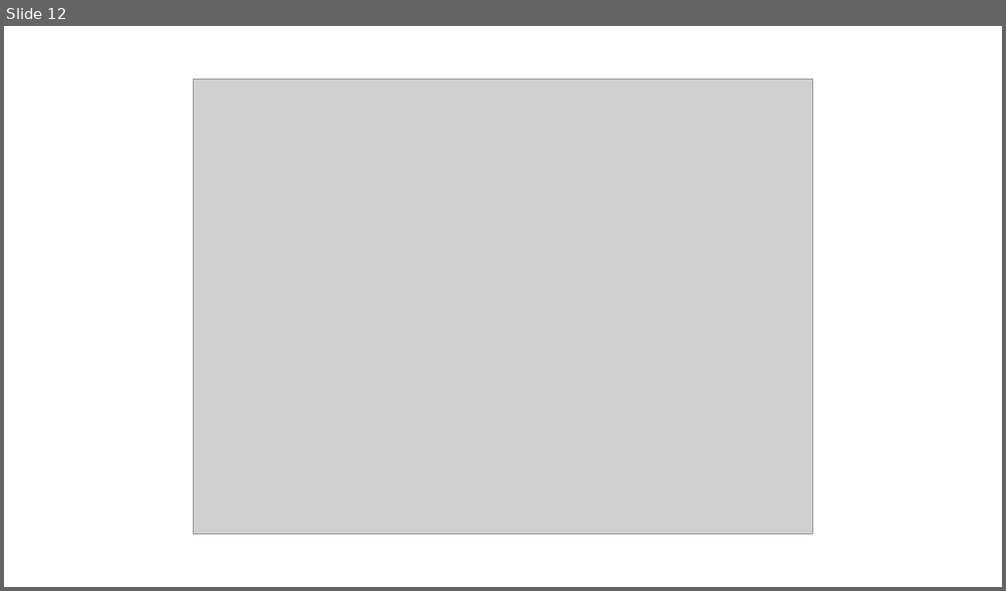
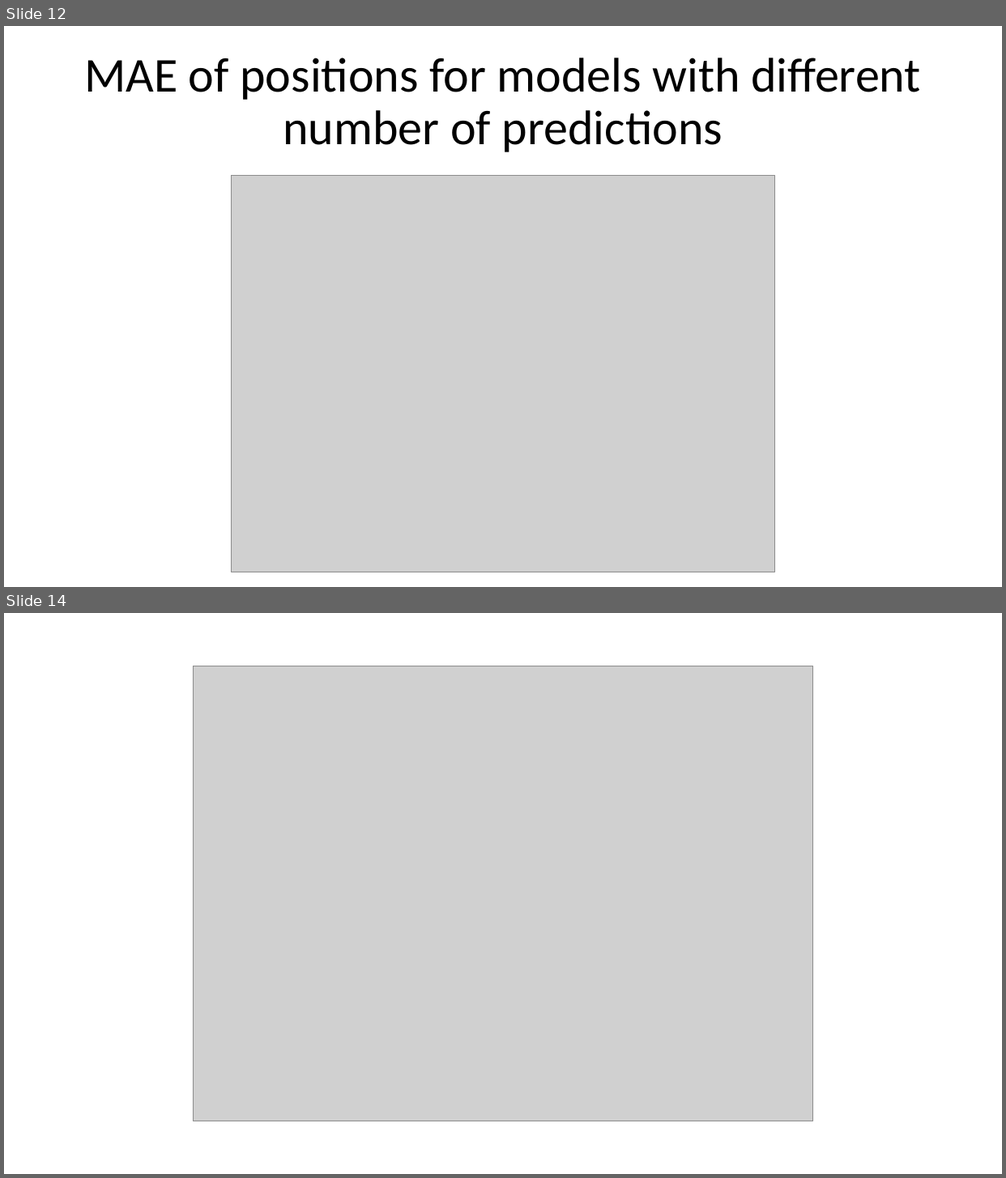
Before and after one commit to BirkDissing/Gemma_group, a slide deck: Master thesis/Meetings/06-03 Comparing model and simulation.pptx. Shown one above the other, each under a label of ours: slide 12 before the commit, slides 12 and 14 after it; the slides between them are not shown. The pictures are 1006x591 and 1006x1178 pixels, drawn with LibreOffice and Linux fonts; fonts in the diff are those of the drawing; grey boxes stand for pictures. Boxes give left, top, right and bottom in pixels: in the first picture for what was removed or moved away, otherwise in the second. Text is boxed around its words. In the diff, an @@ line names an element or a change of style, - is before the commit and + after.

```diff
--- a/Master thesis/Meetings/06-03 Comparing model and simulation.pptx
+++ b/Master thesis/Meetings/06-03 Comparing model and simulation.pptx
@@ slide 12 added at [4,26,1002,587], background #FFFFFF @@
@@ title added at [84,58,921,152], 46.8 pt, text #000000 @@
+MAE of positions for models with different number of predictions
@@ picture added at [232,175,775,572] @@
@@ what was slide 12 is now slide 14 @@
```
Also in this commit, not shown: 7 slides changed, 1 other slide added, 2 other files.
